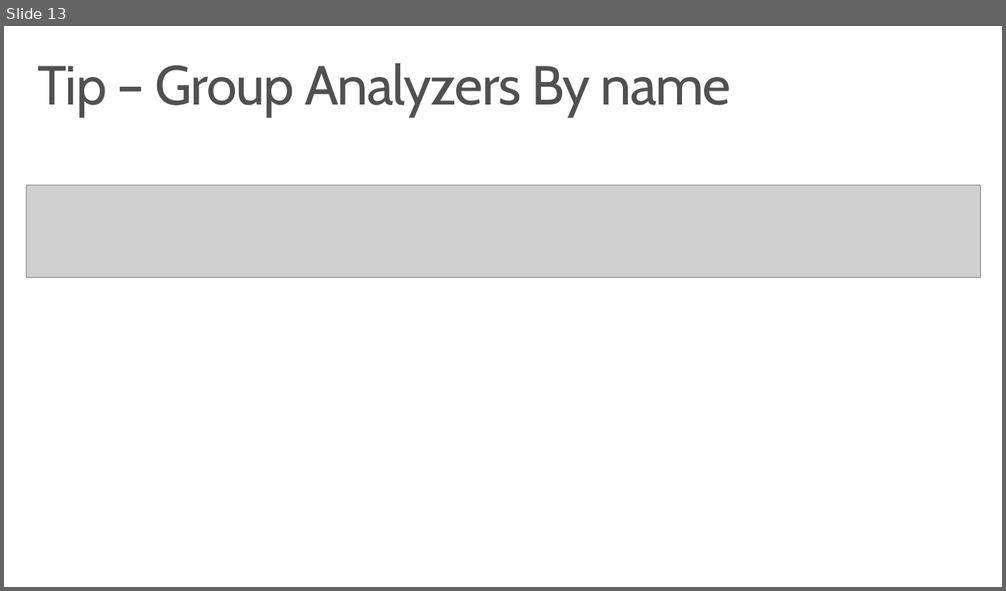
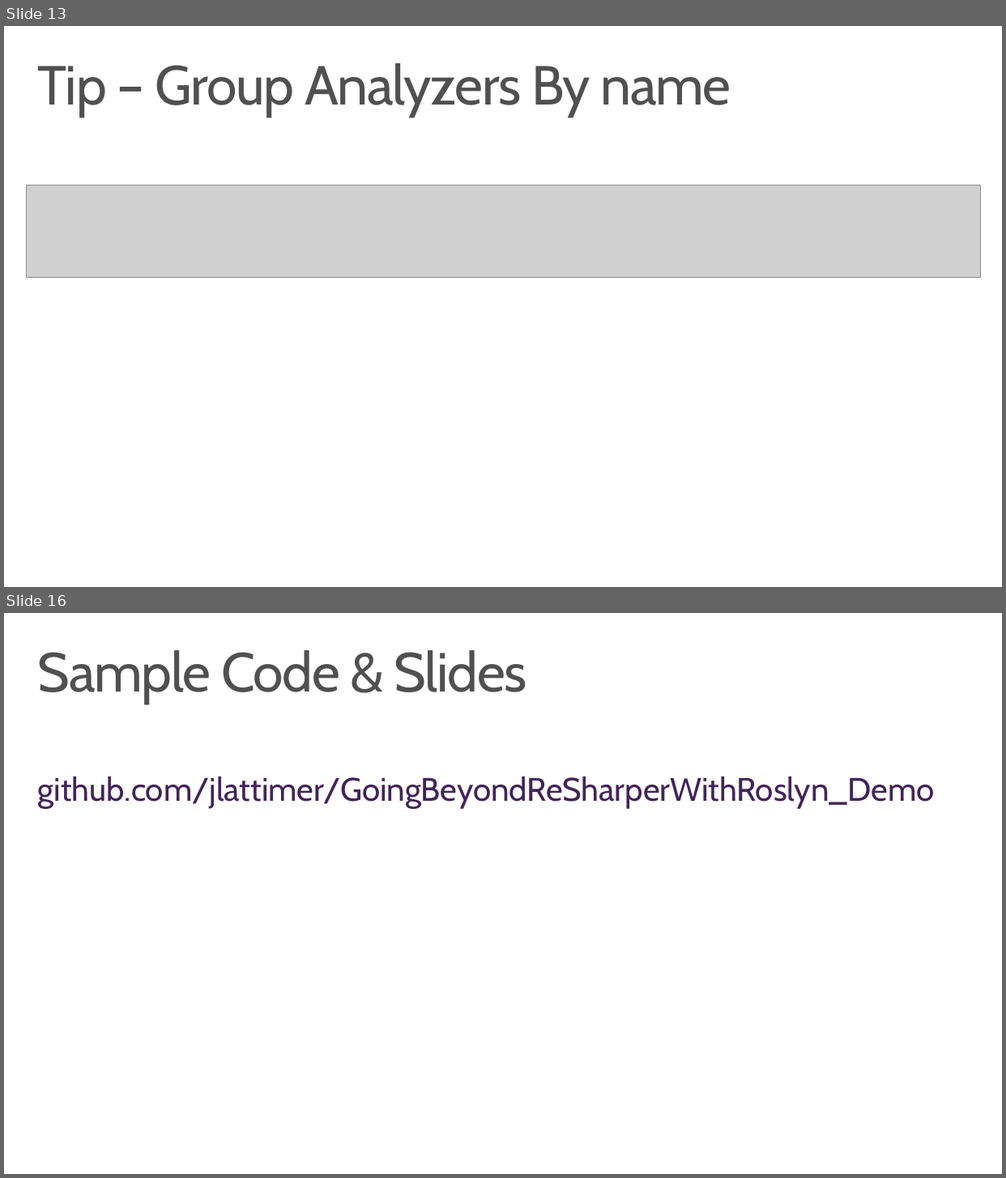
Before and after one commit to jlattimer/GoingBeyondReSharperWithRoslyn_Demo, a slide deck: Going Beyond ReSharper with Roslyn.pptx. Shown one above the other, each under a label of ours: slide 13 before the commit, slides 13 and 16 after it; the slides between them are not shown. The pictures are 1006x591 and 1006x1178 pixels, drawn with LibreOffice and Linux fonts; fonts in the diff are those of the drawing; grey boxes stand for pictures. Boxes give left, top, right and bottom in pixels: in the first picture for what was removed or moved away, otherwise in the second. Text is boxed around its words. In the diff, an @@ line names an element or a change of style, - is before the commit and + after.

```diff
--- a/Going Beyond ReSharper with Roslyn.pptx
+++ b/Going Beyond ReSharper with Roslyn.pptx
@@ slide 16 added at (x1=4, y1=613, x2=1002, y2=1174), background #FFFFFF @@
@@ title added at (x1=38, y1=650, x2=527, y2=705), 54 pt, text #505050 @@
+Sample Code & Slides
@@ text added at (x1=38, y1=776, x2=935, y2=809), 32 pt, text #442359 @@
+github.com/jlattimer/GoingBeyondReSharperWithRoslyn_Demo
```
Also in this commit, not shown: 4 slides changed.
